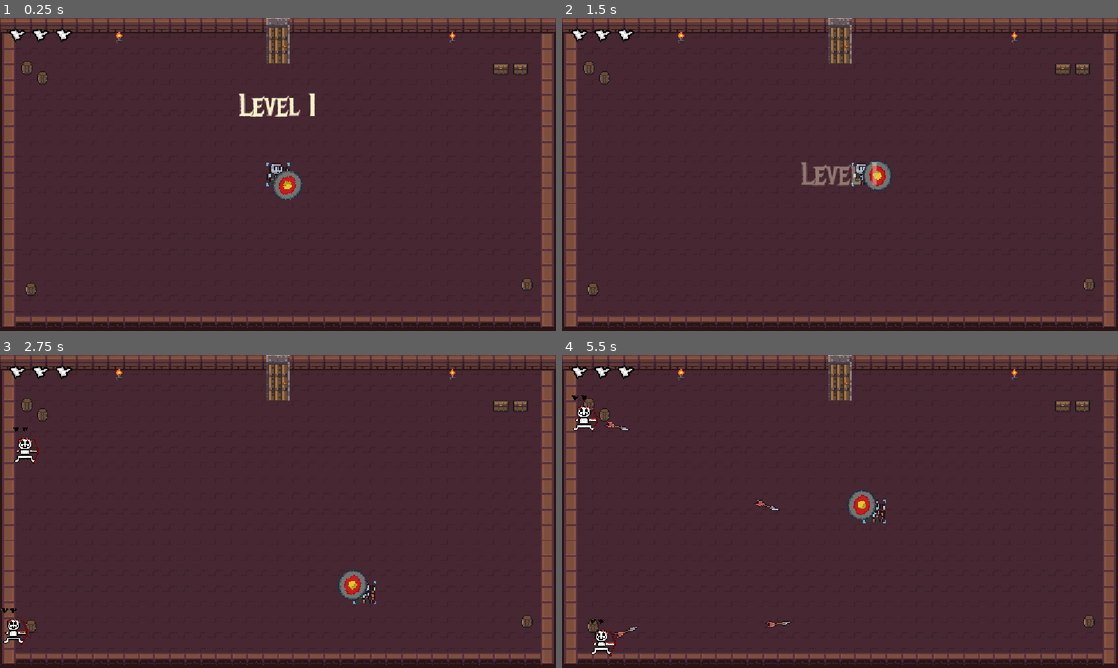
Above: before the commit, frames 1-4 (two rows, left to right).
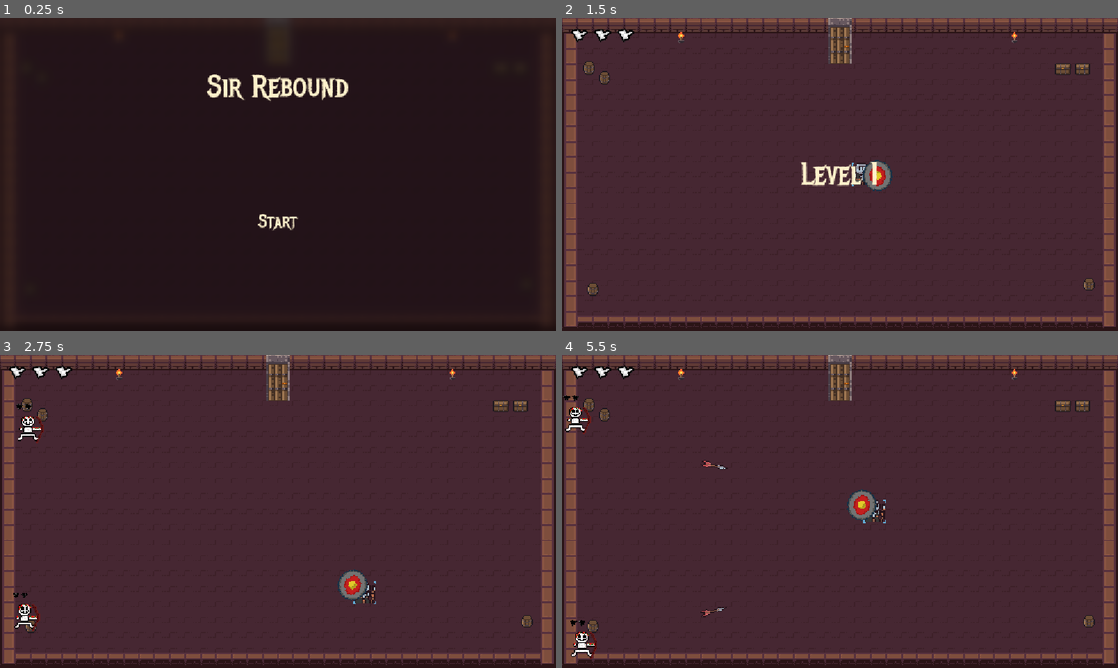
Above: after the commit, the same moments.

Repository: Tylerr-D/bonc
Game: Godot game, scene res://title.tscn
The game is run twice, just before and just after one commit, with the same random seed, the same clock (stepped at 60 frames per second) and the same inputs. Before the commit the project starts from res://main.tscn. Sound files missing from this copy of the repository are replaced by a short silence.
Inputs (mouse positions are in pixels of both pictures, inside the frame that each line leads up to):
- Up to frame 1 (0.25 s): no input
- Up to frame 2 (1.5 s): click (840, 221) at 0.5 s, where only the run after the commit has a clickable "Start"; move the mouse to (962, 158) at 1.27 s; hold D (move_right) from 1.28 s (still down)
- Up to frame 3 (2.75 s): move the mouse to (166, 527) at 2.02 s; release D (move_right) at 2.03 s; hold S (move_down) from 2.03 s (still down)
- Up to frame 4 (5.5 s): move the mouse to (895, 442) at 2.77 s; release S (move_down) at 2.78 s; hold D (move_right) 2.78-3.53 s; move the mouse to (812, 574) at 3.52 s; hold W (move_up) 3.53-4.28 s; move the mouse to (1006, 558) at 4.27 s; hold A (move_left) from 4.28 s (still down); move the mouse to (673, 464) at 5.02 s

The runs differ from the first frame. In frame 1, 95% of the frame differs, in the area x 0-100%, y 0-100%; in frame 2, 0.5%; in frame 3, 0.9%; in frame 4, 1.2%.

Commit message:
you win

Diff:
--- a/ball.gd
+++ b/ball.gd
@@ -26,7 +26,7 @@
 				reflected = true
 				global_position = closest + direction * (11 * $Sprite2D.scale.y + 7)
 				bounce_time = 0.15
-				shield.get_node("../../AudioStreamPlayer2D").play()
+				get_parent().play_sound(preload("res://sounds/impactMetal_medium_000.ogg"))
 				break
 	$Sprite2D.rotation = direction.angle() - PI / 2
 	if reflected:
--- a/main.gd
+++ b/main.gd
@@ -15,6 +15,9 @@
 
 func _process(delta):
 	if starting:
+		return
+	if level == 3 and get_tree().get_nodes_in_group("enemies").is_empty():
+		win()
 		return
 	if level < 3 and get_tree().get_nodes_in_group("enemies").is_empty():
 		$Background/Arena.door_open = true
@@ -96,3 +99,15 @@
 	title_tween.tween_interval(1.2)
 	await title_tween.finished
 	get_tree().call_deferred("reload_current_scene")
+
+func win():
+	set_process(false)
+	$Player.set_physics_process(false)
+	for ball in get_tree().get_nodes_in_group("balls"):
+		ball.set_physics_process(false)
+		ball.queue_free()
+	if title_tween:
+		title_tween.kill()
+	$HUD/Wave.text = "YOU WON"
+	$HUD/Wave.position.y = get_viewport_rect().size.y / 2 - 50
+	$HUD/Wave.modulate = Color(0.2, 1, 0.3, 1)
--- a/project.godot
+++ b/project.godot
@@ -11,7 +11,7 @@
 [application]
 
 config/name="bonc"
-run/main_scene="res://main.tscn"
+run/main_scene="res://title.tscn"
 config/features=PackedStringArray("4.7", "GL Compatibility")
 config/icon="res://icon.svg"
 
--- /dev/null
+++ b/title.gd
@@ -0,0 +1,11 @@
+extends Control
+
+func _ready():
+	$Music.stream.loop = true
+	$Title.position.y = -100
+	var tween = create_tween()
+	tween.tween_property($Title, "position:y", get_viewport_rect().size.y * 0.4 - 50, 0.65).set_trans(Tween.TRANS_QUAD).set_ease(Tween.EASE_OUT)
+
+func start():
+	load("res://main.gd").saved_level = 1
+	get_tree().change_scene_to_file("res://main.tscn")
--- /dev/null
+++ b/title.tscn
@@ -0,0 +1,71 @@
+[gd_scene load_steps=7 format=3]
+
+[ext_resource type="Script" path="res://title.gd" id="1"]
+[ext_resource type="FontFile" path="res://fonts/MetalMania-Regular.ttf" id="2"]
+[ext_resource type="AudioStream" path="res://music/underclocked.mp3" id="3"]
+
+[ext_resource type="Script" path="res://background.gd" id="4"]
+[ext_resource type="Shader" path="res://title_blur.gdshader" id="5"]
+
+[sub_resource type="ShaderMaterial" id="Blur"]
+shader = ExtResource("5")
+
+[node name="TitleScreen" type="Control"]
+layout_mode = 3
+anchors_preset = 15
+anchor_right = 1.0
+anchor_bottom = 1.0
+grow_horizontal = 2
+grow_vertical = 2
+script = ExtResource("1")
+
+[node name="Background" type="Control" parent="."]
+texture_filter = 1
+self_modulate = Color(1.15, 1.05, 0.85, 1)
+anchors_preset = 15
+anchor_right = 1.0
+anchor_bottom = 1.0
+mouse_filter = 2
+script = ExtResource("4")
+
+[node name="Blur" type="ColorRect" parent="."]
+material = SubResource("Blur")
+anchors_preset = 15
+anchor_right = 1.0
+anchor_bottom = 1.0
+mouse_filter = 2
+
+[node name="Title" type="Label" parent="."]
+anchor_right = 1.0
+offset_top = -100.0
+offset_bottom = 0.0
+mouse_filter = 2
+theme_override_colors/font_color = Color(1, 0.95, 0.8, 1)
+theme_override_fonts/font = ExtResource("2")
+theme_override_font_sizes/font_size = 64
+text = "Sir Rebound"
+horizontal_alignment = 1
+vertical_alignment = 1
+
+[node name="Start" type="Button" parent="."]
+anchor_left = 0.5
+anchor_top = 0.6
+anchor_right = 0.5
+anchor_bottom = 0.6
+offset_left = -100.0
+offset_right = 100.0
+offset_bottom = 64.0
+mouse_default_cursor_shape = 2
+theme_override_colors/font_color = Color(1, 0.95, 0.8, 1)
+theme_override_colors/font_hover_color = Color(1, 0.8, 0.4, 1)
+theme_override_fonts/font = ExtResource("2")
+theme_override_font_sizes/font_size = 40
+text = "Start"
+flat = true
+
+[node name="Music" type="AudioStreamPlayer" parent="."]
+stream = ExtResource("3")
+volume_db = -26.0
+autoplay = true
+
+[connection signal="pressed" from="Start" to="." method="start"]
--- /dev/null
+++ b/title_blur.gdshader
@@ -0,0 +1,7 @@
+shader_type canvas_item;
+
+uniform sampler2D screen_texture : hint_screen_texture, repeat_disable, filter_linear_mipmap;
+
+void fragment() {
+	COLOR = vec4(textureLod(screen_texture, SCREEN_UV, 2.5).rgb * 0.5, 1.0);
+}
Not shown, added: title.gd.uid
Not shown, added: title_blur.gdshader.uid
